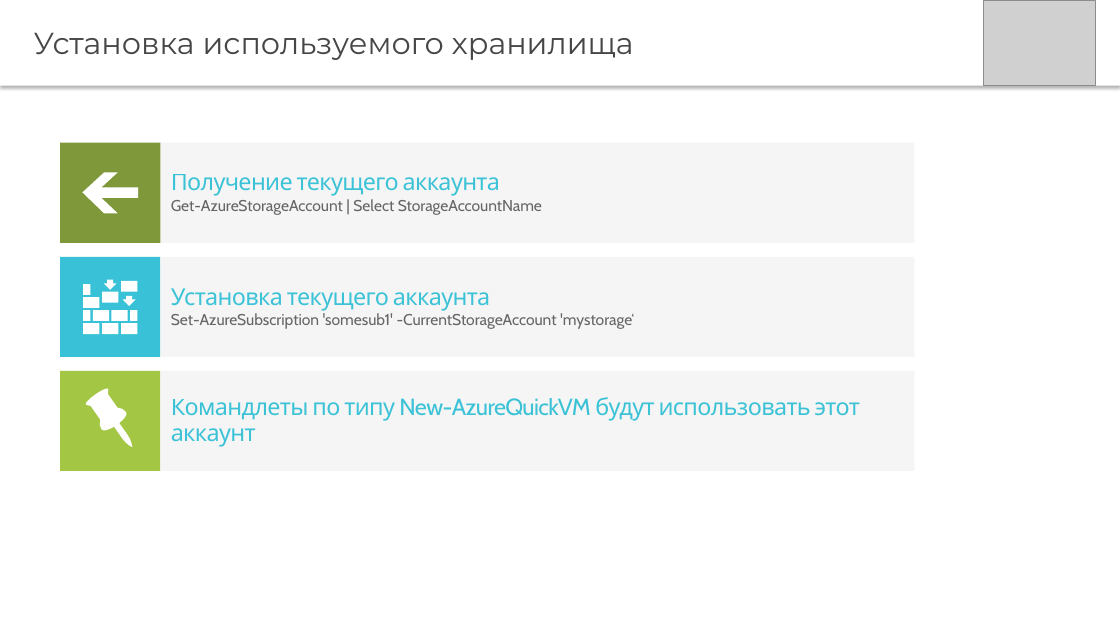
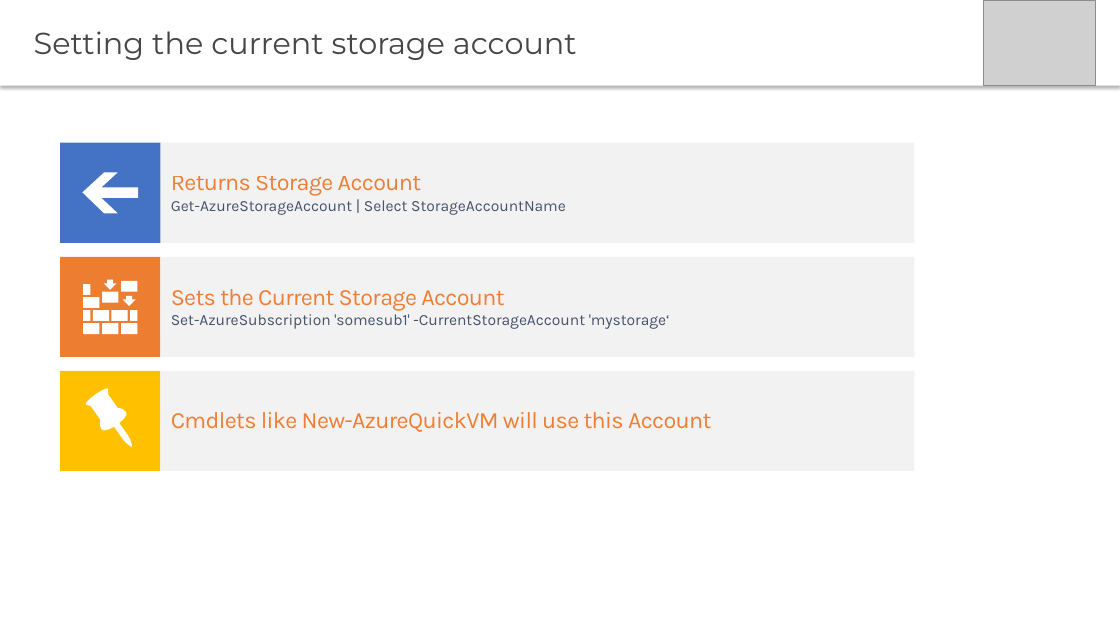
Before and after one commit to PyroJoke/AzureBootcamp2015Kharkiv, a slide deck: slide 7 of Virtual Machines Automated Deployment/Global Azure Bootcamp - Automating Azure VMs with Powershell.pptx. Drawn at 1120x630 pixels with LibreOffice and Linux fonts; fonts in the diff are those of the drawing; grey boxes stand for pictures. Boxes give left, top, right and bottom in pixels: in the first picture for what was removed or moved away, otherwise in the second. Text is boxed around its words. In the diff, an @@ line names an element or a change of style, - is before the commit and + after.

```diff
--- a/Virtual Machines Automated Deployment/Global Azure Bootcamp - Automating Azure VMs with Powershell.pptx
+++ b/Virtual Machines Automated Deployment/Global Azure Bootcamp - Automating Azure VMs with Powershell.pptx
@@ text at [34, 31, 577, 60]: text changed @@
-Установка используемого хранилища
+Setting the current storage account
@@ rectangle at [60, 143, 160, 243]: fill #7F993A to #4472C4 @@
@@ text in rectangle at [171, 176, 421, 196]: text changed; font Cabin to Karla; text colour #39C2D7 to #ED7D31 @@
-Получение текущего аккаунта
+Returns Storage Account
@@ text in rectangle at [171, 200, 566, 215]: font Cabin to Karla, text colour #666666 to #44546A in "Get-AzureStorageAccount | Select StorageAccountName" @@
@@ rectangle at [60, 257, 160, 357]: fill #39C2D7 to #ED7D31 @@
@@ text in rectangle at [171, 289, 504, 310]: text changed; font Cabin to Karla; text colour #39C2D7 to #ED7D31 @@
-Установка текущего аккаунта
+Sets the Current Storage Account
@@ text in rectangle at [171, 314, 670, 329]: font Cabin to Karla, text colour #666666 to #44546A in "Set-AzureSubscription 'somesub1' -CurrentStorageAccount 'mys ..." @@
@@ rectangle at [60, 371, 160, 471]: fill #A3C644 to #FFC000 @@
@@ fill #464547 at 5% opacity to #000000 at 5% opacity in 3 elements at [160, 143, 915, 243], [160, 257, 915, 357], [160, 371, 915, 471] @@
@@ text in rectangle at [171, 412, 711, 432]: text changed; font Cabin to Karla; text colour #39C2D7 to #ED7D31 @@
-Командлеты по типу New-AzureQuickVM будут использовать этот аккаунт
+Cmdlets like New-AzureQuickVM will use this Account
```
Also in this commit, not shown: 15 other slides changed, 10 slides added, 1 slide removed, 2 other files.
